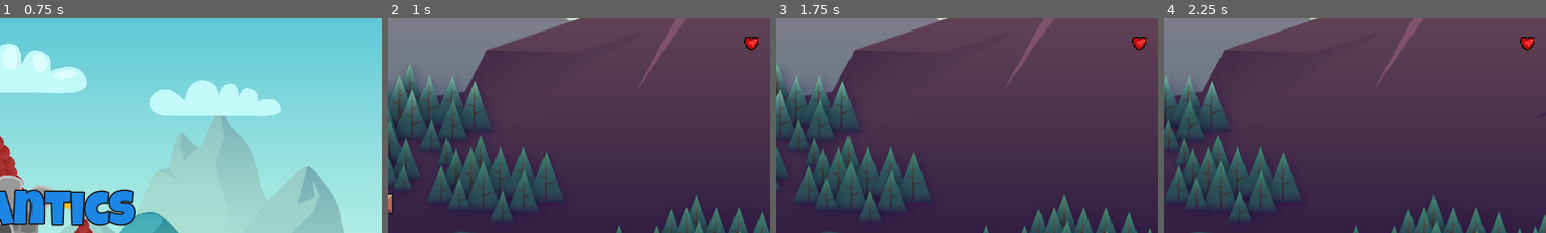
Above: before the commit, frames 1-4 (left to right).
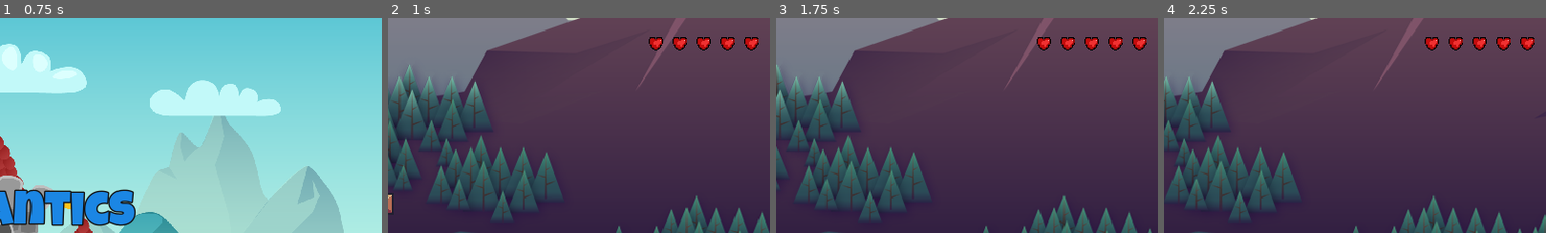
Above: after the commit, the same moments.

Repository: fj0lverkr/FoxAntics
Game: Godot game, scene res://scenes/main/main.tscn
The game is run twice, just before and just after one commit, with the same random seed, the same clock (stepped at 60 frames per second) and the same inputs.
Inputs (mouse positions are % of the whole screen's width and height, from its top left):
- Up to frame 1 (0.75 s): tap Enter at 0.5 s; move the mouse to (72, 45) at 0.52 s; hold D (right) from 0.53 s (still down); click (72, 45) at 0.6 s
- Up to frame 2 (1 s): keep holding D (right); tap W (up) at 0.77 s
- Up to frame 3 (1.75 s): keep holding D (right); move the mouse to (30, 55) at 1.27 s; click (30, 55) at 1.35 s; tap W (up) at 1.52 s
- Up to frame 4 (2.25 s): move the mouse to (60, 28) at 2.02 s; release D (right) at 2.03 s; hold A (left) from 2.03 s (still down); click (60, 28) at 2.1 s
The pictures show only the part of the screen within x 50-100%, y 0-50%; the shares and areas given below are measured in that part.

Frame 1 is identical in both runs. In frame 2, 0.7% of the frame differs, in the area x 68-91%, y 8-16%; in frame 3, 0.7%; in frame 4, 0.7%.

Commit message:
hurt player when dropping off map

Diff:
--- a/scenes/level_base/level_base.tscn
+++ b/scenes/level_base/level_base.tscn
@@ -34,6 +34,9 @@
 
 [node name="Markers" type="Node" parent="."]
 
+[node name="SpawnPlayer" type="Marker2D" parent="Markers"]
+position = Vector2(18, -21)
+
 [node name="Paths" type="Node" parent="."]
 
 [node name="BGM" type="AudioStreamPlayer" parent="."]
--- a/scenes/level_base/levels/level_1.tscn
+++ b/scenes/level_base/levels/level_1.tscn
@@ -15,9 +15,6 @@
 [node name="TMLayer" parent="." index="1"]
 tile_map_data = PackedByteArray("AAAAAP//AAAHAAAAAAD/////AAAHAAAAAAD+////AAAHAAAAAAD9////AAAHAAAAAAABAP//AAAHAAAAAAACAP …(720 unchanged characters)…
 
-[node name="Player" parent="." index="3"]
-lives = 1
-
 [node name="Path2D" type="Path2D" parent="Paths" index="0"]
 position = Vector2(-10, 7)
 curve = SubResource("Curve2D_85f8j")
--- a/scenes/player/player.gd
+++ b/scenes/player/player.gd
@@ -95,6 +95,9 @@
 				SoundManager.play_sound_2d(audio_player, SoundManager.JUMP)
 			PLAYER_STATE.FALLING:
 				animation_player.play("fall")
+				if position.y > 100:
+					_invincible = false
+					_apply_hit()
 			PLAYER_STATE.HURT:
 				_set_hurt()
 
